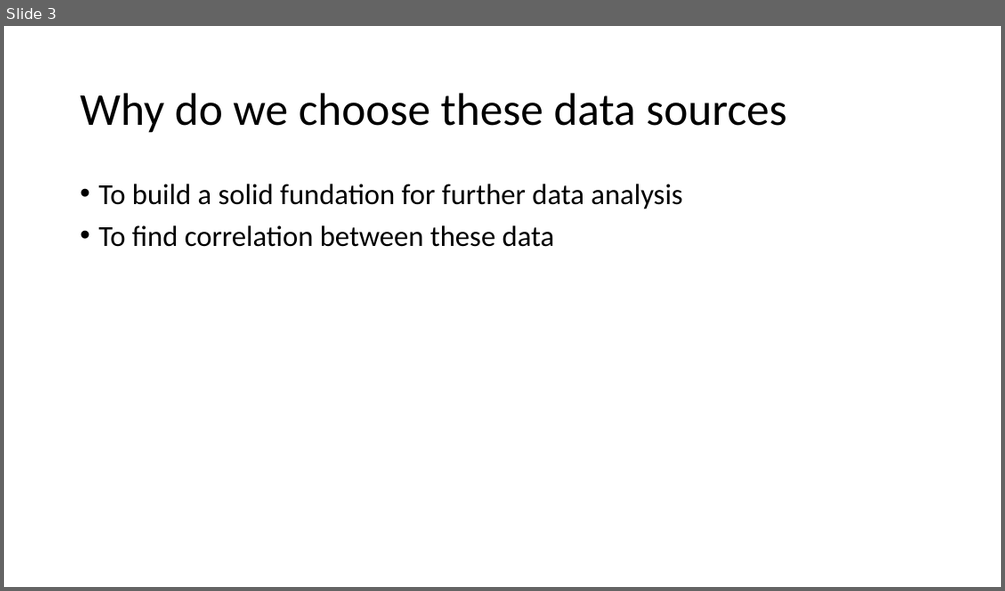
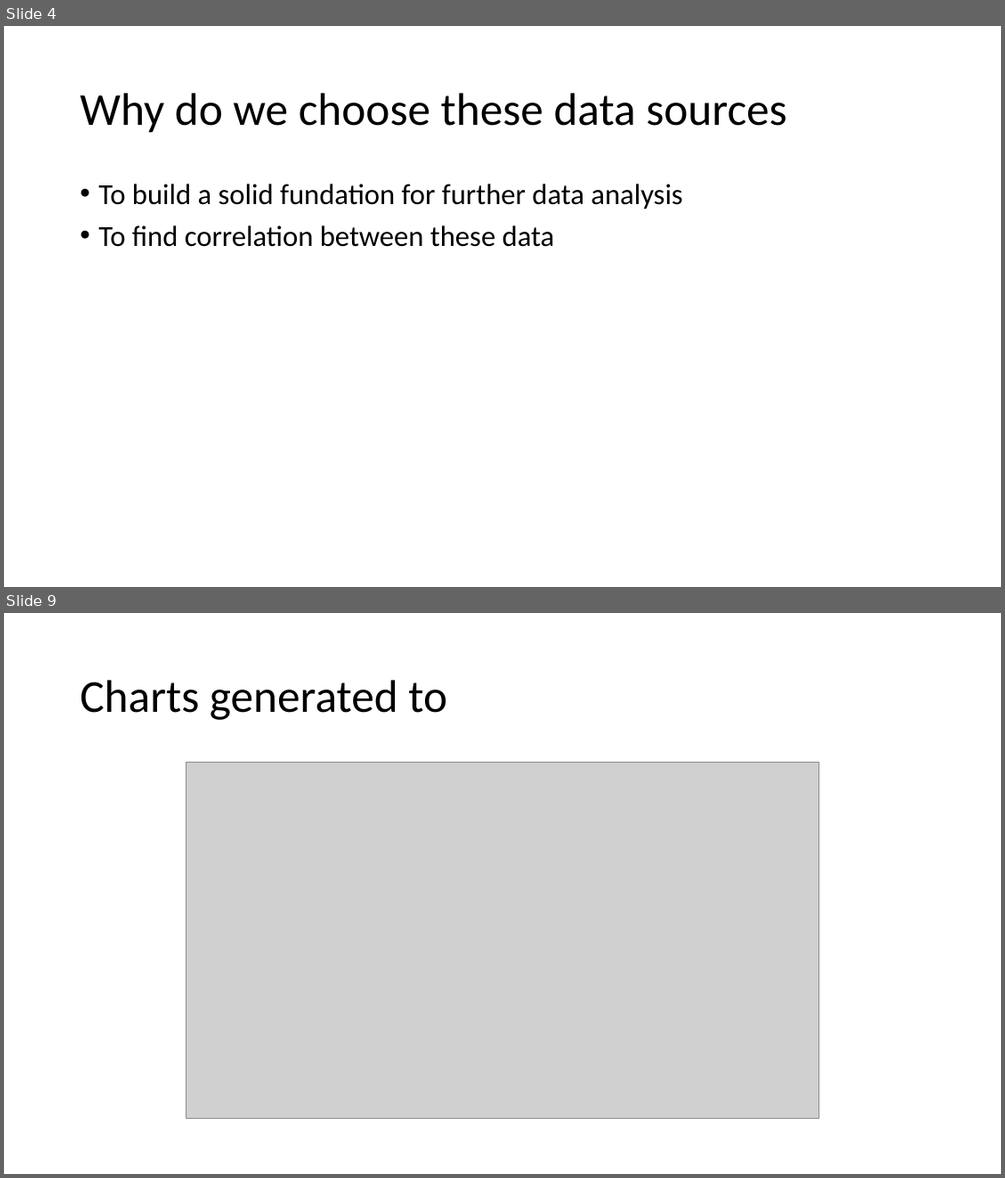
Before and after one commit to ansrali/data422-group-project, a slide deck: Group Project Presentation.pptx. Shown one above the other, each under a label of ours: slide 3 before the commit, slides 4 and 9 after it; the slides between them are not shown. The pictures are 1005x591 and 1005x1178 pixels, drawn with LibreOffice and Linux fonts; fonts in the diff are those of the drawing; grey boxes stand for pictures. Boxes give left, top, right and bottom in pixels: in the first picture for what was removed or moved away, otherwise in the second. Text is boxed around its words. In the diff, an @@ line names an element or a change of style, - is before the commit and + after.

```diff
--- a/Group Project Presentation.pptx
+++ b/Group Project Presentation.pptx
@@ slide 9 added at <box>4,613,1001,1174</box>, background #FFFFFF @@
@@ title added at <box>80,680,447,720</box>, 44 pt, text #000000 @@
+Charts generated to
@@ picture added at <box>186,763,819,1119</box> @@
@@ what was slide 3 is now slide 4 @@
```
Also in this commit, not shown: 1 slide changed, 8 other slides added, 2 other files.
